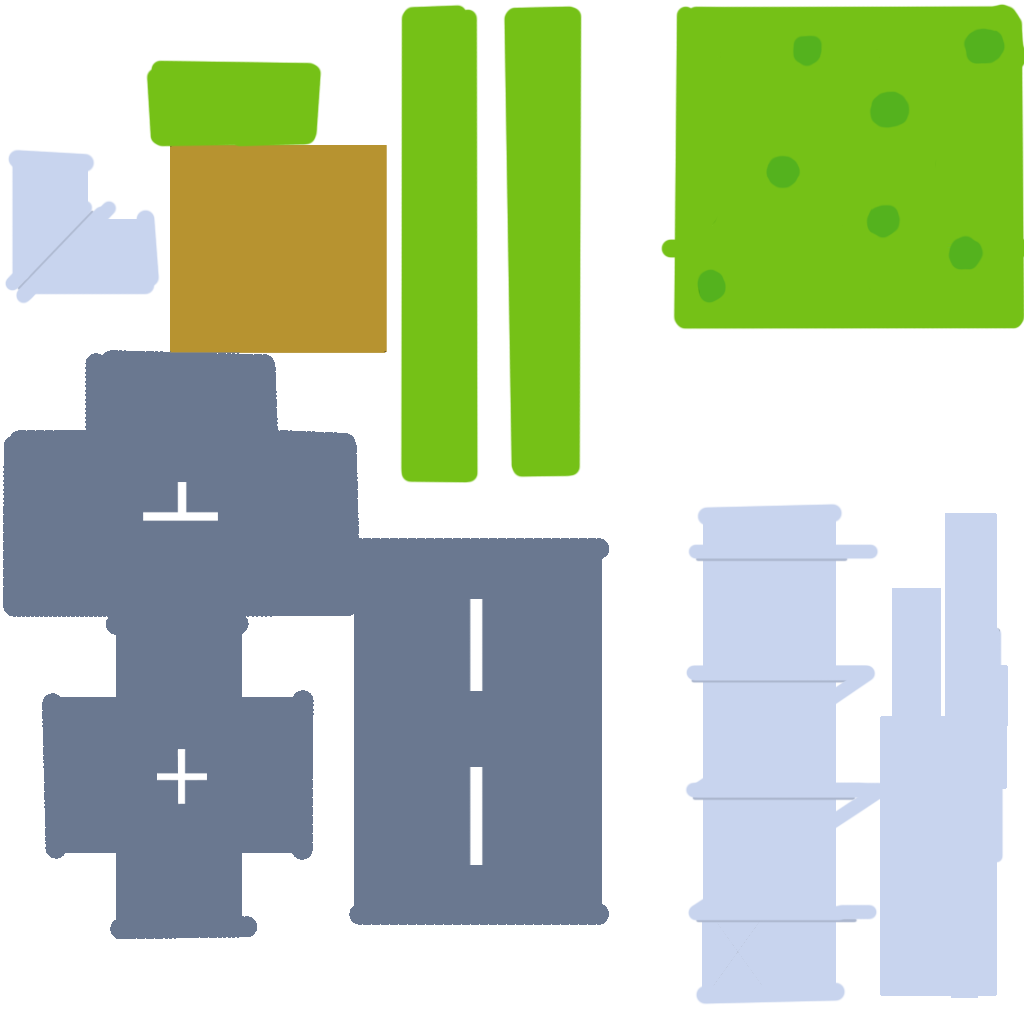
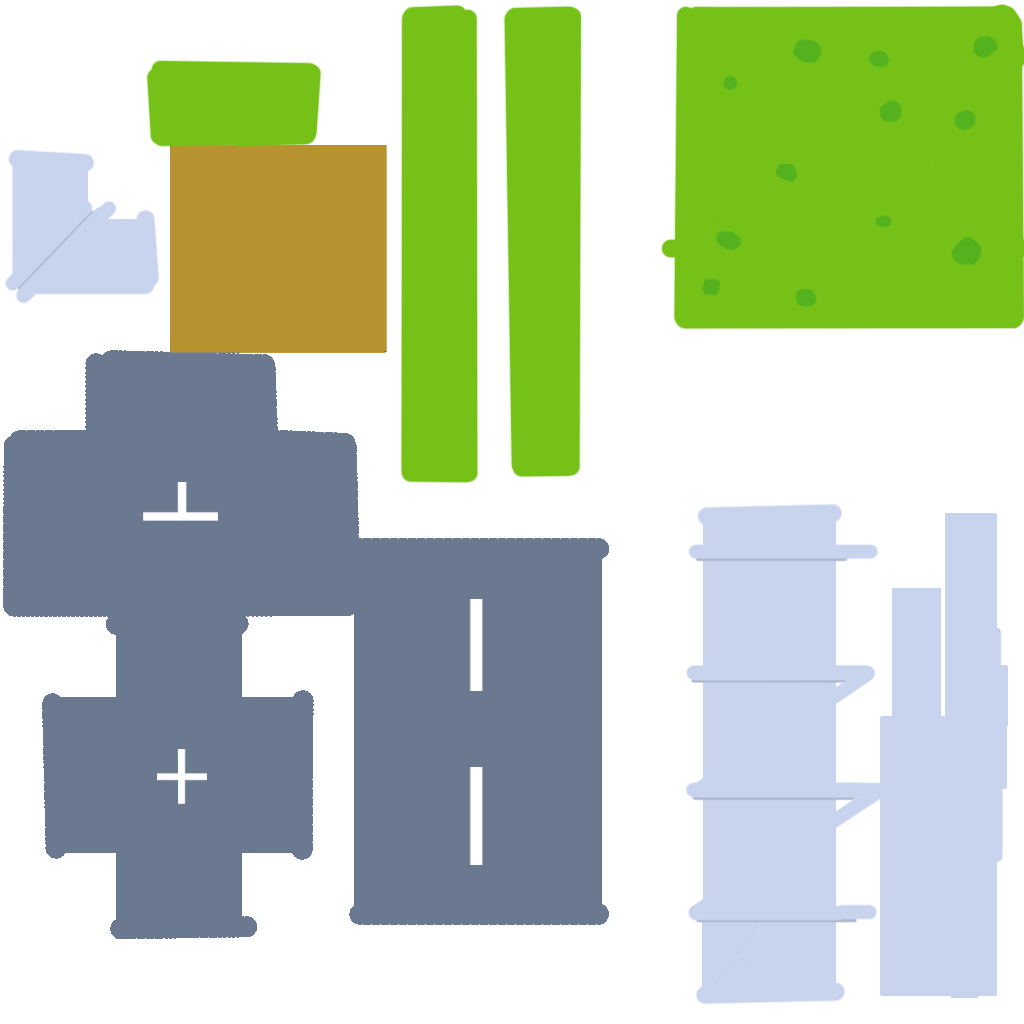
Before/after of a 1024px x 1024px layered artwork. What changed in the layer stack:
painted on "Layer 11" over (x1=697, y1=28, x2=1005, y2=308)
